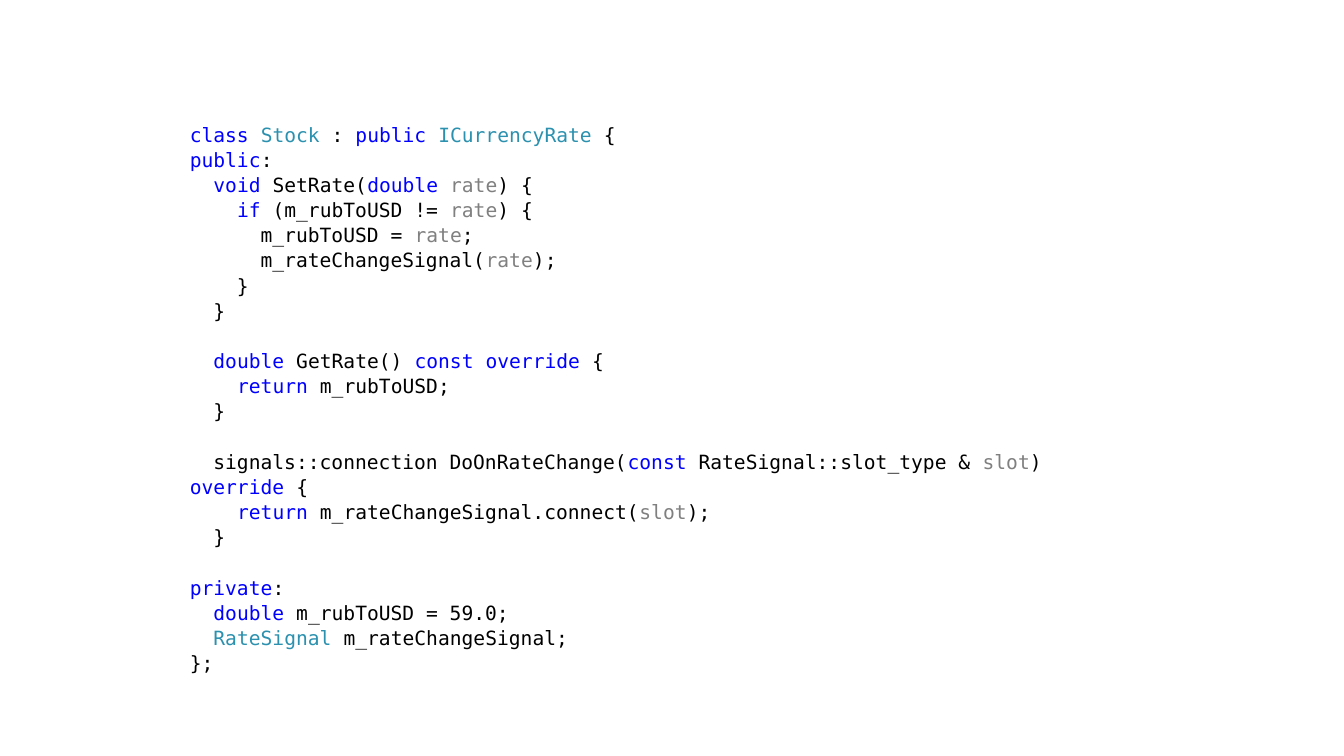
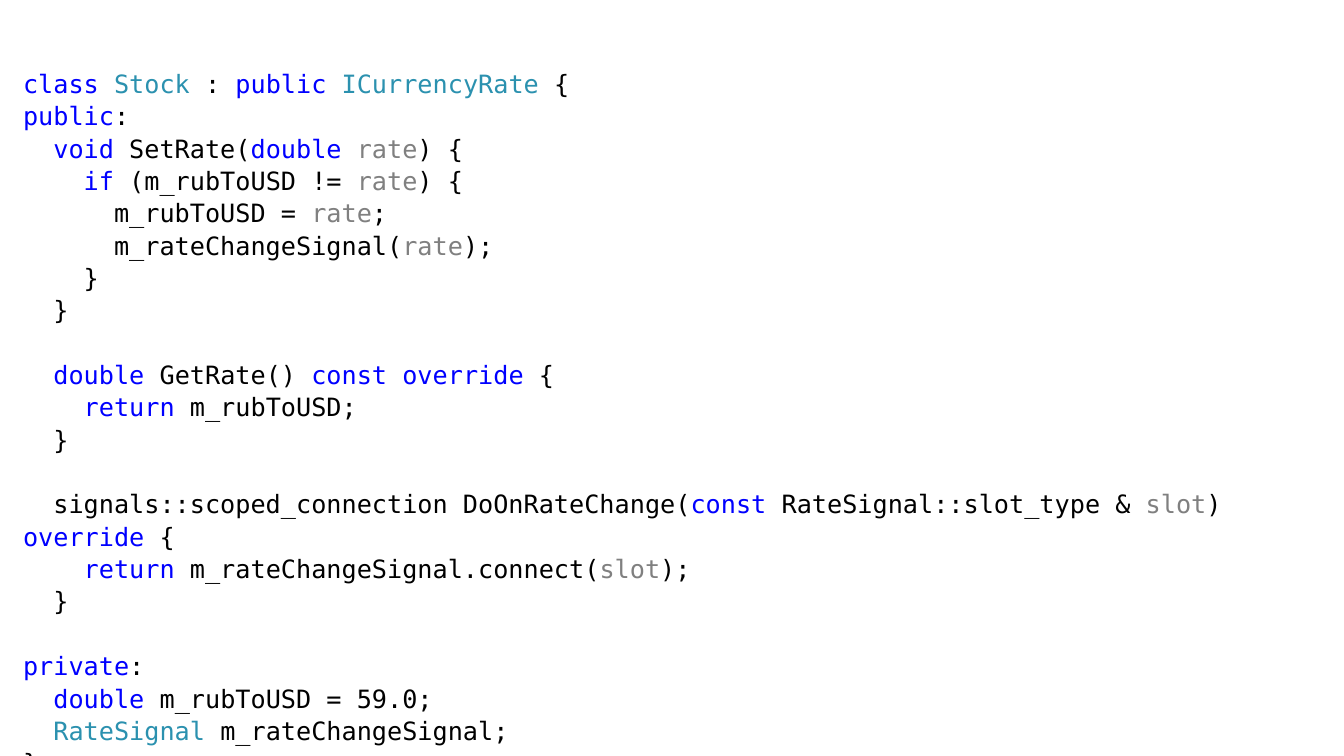
Before and after one commit to alexey-malov/ood, a slide deck: slide 46 of lectures/02.observer/observer.pptx (slide 47 before the commit). Drawn at 1344x756 pixels with LibreOffice and Linux fonts; fonts in the diff are those of the drawing. Boxes give left, top, right and bottom in pixels: in the first picture for what was removed or moved away, otherwise in the second. Text is boxed around its words. In the diff, an @@ line names an element or a change of style, - is before the commit and + after.

```diff
--- a/lectures/02.observer/observer.pptx
+++ b/lectures/02.observer/observer.pptx
@@ text "class Stock : public ICurrencyRate ...": place and size @@
-text "class Stock : public ICurrencyRate ..." at box(190, 127, 1042, 650)
+text "class Stock : public ICurrencyRate ..." at box(23, 73, 1222, 746)
@@ text at box(23, 73, 691, 746): size 14 to 18 pt in "class Stock : public ICurrencyRate {", "public:", "void SetRate(double rate) {", "if (m_rubToUSD != rate) {" and 13 more places @@
@@ text at box(23, 493, 1222, 547): text changed; size 14 to 18 pt @@
-signals::connection DoOnRateChange(const RateSignal::slot_type & slot) override {
+signals::scoped_connection DoOnRateChange(const RateSignal::slot_type & slot) override {
```
Also in this commit, not shown: 17 other slides changed, 2 slides added, 2 slides removed, 2 other files.
